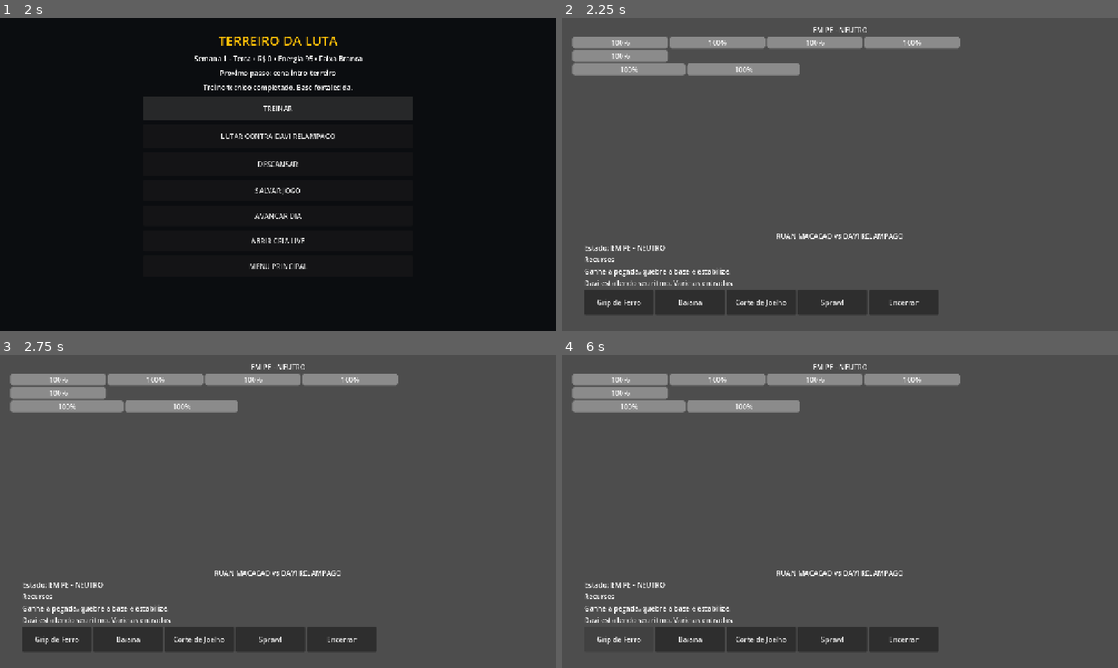
Above: before the commit, frames 1-4 (two rows, left to right).
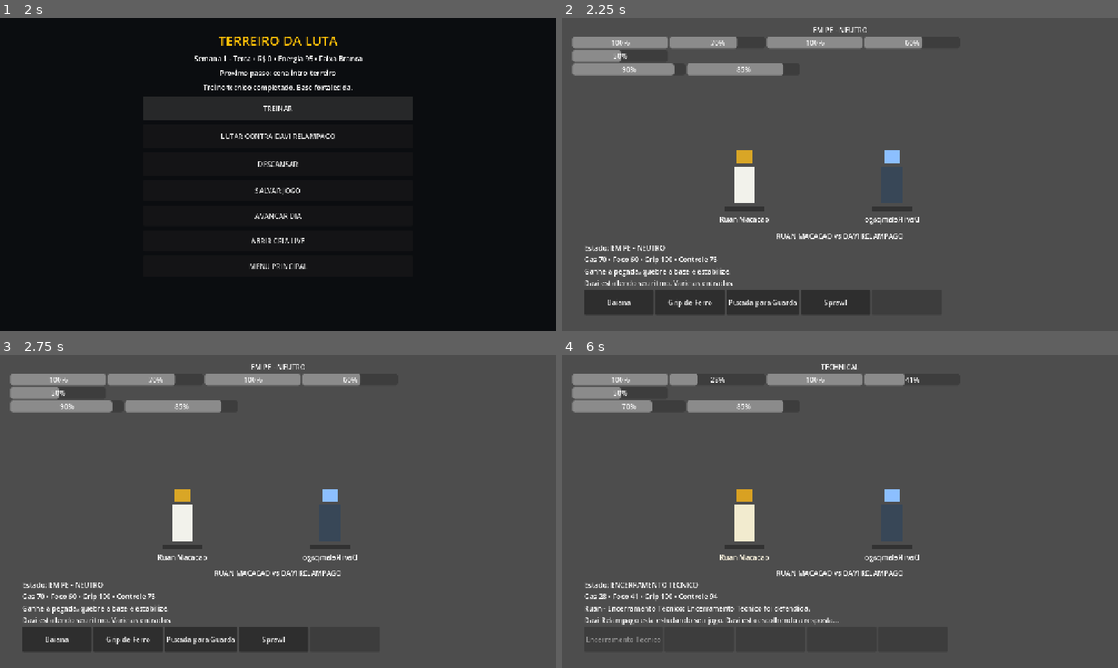
Above: after the commit, the same moments.

Repository: ringuemkt-rgb/cria-do-tatame
Game: Godot game, scene res://scenes/main_menu/MainMenu.tscn
Two runs of this game, one before a commit and one after it. Both use one fixed random seed, a clock stepped at 60 frames per second and the inputs below.
Inputs:
- Up to frame 1 (2 s): click "NOVO JOGO" at 0.5 s; click "TREINAR" at 1.25 s
- Up to frame 2 (2.25 s): click "LUTAR CONTRA DAVI RELAMPAGO" at 2 s
- Up to frame 3 (2.75 s): no input
- Up to frame 4 (6 s): click "Grip de Ferro" at 2.75 s; click "Baiana" (after the commit: "Pressao de Cabeca") at 3.5 s; click "Corte de Joelho" (after the commit: "Puxada de Braco") at 4.25 s; click "Grip de Ferro" (after the commit: "Mata-Leao") at 5 s; click "Grip de Ferro" (after the commit: "Encerramento Tecnico") at 5.75 s

Frame 1 is identical in both runs. In frame 2, 2.9% of the frame differs, in the area x 4-72%, y 6-95%; in frame 3, 2.9%; in frame 4, 4.4%, in the area x 4-72%, y 2-95%.
Error before the commit: Parse Error: Cannot infer the type of "average" variable because the value doesn't have a set type. (res://src/autoloads/FactionDirectorManager.gd:463)
Error after the commit: Invalid type in utility function "min()". Cannot convert argument 1 from String to float. (res://src/autoloads/FactionDirectorManager.gd:160)

Commit message:
fix(factions): resolver tipagem estrita do Godot

Diff:
--- a/src/autoloads/FactionDirectorManager.gd
+++ b/src/autoloads/FactionDirectorManager.gd
@@ -184,7 +184,7 @@
 		var martial_power := float(faction.get("power", {}).get("forca_marcial", 40.0))
 		champions[faction_id] = {
 			"fighter_id": fighter_id,
-			"level": max(1.0, martial_power / 10.0),
+			"level": maxf(1.0, martial_power / 10.0),
 			"adaptation": 0.0,
 			"morale": 70.0,
 			"injury_risk": 0.0,
@@ -380,7 +380,7 @@
 	var faction: Dictionary = state["factions"][faction_id]
 	var power: Dictionary = faction.get("power", {})
 	var old_value := float(power.get(dimension, 0.0))
-	var new_value := clamp(old_value + delta, 0.0, 100.0)
+	var new_value: float = clampf(old_value + delta, 0.0, 100.0)
 	power[dimension] = new_value
 	faction["power"] = power
 	if dimension == "coesao" and new_value < 35.0:
@@ -447,7 +447,7 @@
 	var pressure: Dictionary = state.get("pressure", {})
 	for axis_value in _pressure_axes:
 		var axis := str(axis_value)
-		var decay := 0.8 if axis != "desconfianca_comunitaria" else 0.45
+		var decay: float = 0.8 if axis != "desconfianca_comunitaria" else 0.45
 		pressure[axis] = max(0.0, float(pressure.get(axis, 0.0)) - decay)
 	state["pressure"] = pressure
 	_recalculate_pressure_level()
@@ -460,8 +460,8 @@
 		var value := float(pressure.get(str(axis_value), 0.0))
 		peak = max(peak, value)
 		total += value
-	var average := total / max(1.0, float(_pressure_axes.size()))
-	var score := peak * 0.7 + average * 0.3
+	var average: float = total / maxf(1.0, float(_pressure_axes.size()))
+	var score: float = peak * 0.7 + average * 0.3
 	var level := 0
 	if score >= 80.0:
 		level = 5
@@ -487,14 +487,14 @@
 	var conflicts: Dictionary = state.get("conflicts", {})
 	var conflict: Dictionary = conflicts.get(key, {
 		"id": key,
-		"a": min(a, b),
-		"b": max(a, b),
+		"a": a if a < b else b,
+		"b": b if a < b else a,
 		"stage": "desconfianca",
 		"intensity": 0.0,
 		"history": []
 	})
 	var old_stage := str(conflict.get("stage", "desconfianca"))
-	var intensity := clamp(float(conflict.get("intensity", 0.0)) + delta, 0.0, 100.0)
+	var intensity: float = clampf(float(conflict.get("intensity", 0.0)) + delta, 0.0, 100.0)
 	conflict["intensity"] = intensity
 	conflict["stage"] = _stage_for_intensity(intensity, old_stage, delta)
 	var history: Array = conflict.get("history", [])
@@ -660,7 +660,7 @@
 		var faction_id := str(faction_id_value)
 		if not state.get("factions", {}).has(faction_id):
 			continue
-		var delta := clamp(float(pressure_by_faction[faction_id_value]), -3.0, 3.0)
+		var delta: float = clampf(float(pressure_by_faction[faction_id_value]), -3.0, 3.0)
 		if has_node("/root/FactionManager"):
 			FactionManager.apply_heat_delta(faction_id, max(0.0, delta), "world_ai")
 		adjust_power(faction_id, "medo", delta * 0.5, "world_ai")
@@ -782,7 +782,9 @@
 	return false
 
 func _conflict_key(a: String, b: String) -> String:
-	return "%s|%s" % [min(a, b), max(a, b)]
+	var first: String = a if a < b else b
+	var second: String = b if a < b else a
+	return "%s|%s" % [first, second]
 
 func _rng_for(reason: String) -> RandomNumberGenerator:
 	var rng := RandomNumberGenerator.new()
--- a/src/autoloads/RivalAIManager.gd
+++ b/src/autoloads/RivalAIManager.gd
@@ -59,24 +59,24 @@
 	if directive.is_empty():
 		return ""
 	var actions: Array = profile.get("preferred_actions", [])
-	var preferred_action := str(directive.get("preferred_action", ""))
-	var round_seconds := float(context.get("round_seconds", 0.0))
-	var aggression := clamp(float(directive.get("aggression", 0.5)), 0.0, 1.0)
-	var risk := clamp(float(directive.get("risk_tolerance", 0.5)), 0.0, 1.0)
+	var preferred_action: String = str(directive.get("preferred_action", ""))
+	var round_seconds: float = float(context.get("round_seconds", 0.0))
+	var aggression: float = clampf(float(directive.get("aggression", 0.5)), 0.0, 1.0)
+	var risk: float = clampf(float(directive.get("risk_tolerance", 0.5)), 0.0, 1.0)
 	if preferred_action != "" and actions.has(preferred_action):
 		if round_seconds <= 20.0 or _player_is_predictable():
 			return preferred_action
 	if combat_state in profile.get("preferred_states", []) and not actions.is_empty():
-		var activation := clamp(0.15 + aggression * 0.35 + risk * 0.2, 0.0, 0.75)
+		var activation: float = clampf(0.15 + aggression * 0.35 + risk * 0.2, 0.0, 0.75)
 		if randf() <= activation:
-			var index := min(actions.size() - 1, int(floor(risk * actions.size())))
+			var index: int = mini(actions.size() - 1, int(floor(risk * actions.size())))
 			return str(actions[index])
 	return ""
 
 func _player_is_predictable() -> bool:
 	if player_memory.size() < memory_limit:
 		return false
-	var first_id := str(player_memory[0].get("id", ""))
+	var first_id: String = str(player_memory[0].get("id", ""))
 	if first_id == "":
 		return false
 	for item in player_memory:
--- a/src/autoloads/WorldDirectorManager.gd
+++ b/src/autoloads/WorldDirectorManager.gd
@@ -289,7 +289,7 @@
 func _maybe_request_ai_plan(snapshot: Dictionary) -> void:
 	if not is_ai_proxy_enabled() or _ai_request_active:
 		return
-	var interval := max(1, int(config.get("remote_ai", {}).get("interval_ticks", 3)))
+	var interval: int = maxi(1, int(config.get("remote_ai", {}).get("interval_ticks", 3)))
 	if int(state.get("tick", 0)) - int(state.get("last_ai_plan_tick", -999)) < interval:
 		return
 	var payload := {"campaign_id": WorldState.campaign_id, "snapshot": snapshot, "constraints": {"combat_llm_allowed": false, "allow_new_major_canon": false, "max_event_nudges": 2, "language": "pt-BR"}}
@@ -431,7 +431,7 @@
 	return str(keys.back())
 
 func _trim_memory(memory: Array) -> void:
-	var limit := max(4, int(config.get("memory_limit", 16)))
+	var limit: int = maxi(4, int(config.get("memory_limit", 16)))
 	while memory.size() > limit:
 		memory.pop_front()
 
--- a/src/combat/DaviAIController.gd
+++ b/src/combat/DaviAIController.gd
@@ -143,7 +143,7 @@
 	if last_action != "" and int(seen_player_actions.get(last_action, 0)) >= 3:
 		return "Davi leu a repeticao. Muda o ritmo."
 	for family_value in seen_player_families.keys():
-		var family := str(family_value)
+		var family: String = str(family_value)
 		if int(seen_player_families.get(family, 0)) >= 3:
 			return "Davi percebeu seu padrao de %s." % family.replace("_", " ")
 	return "Davi Relampago esta estudando seu jogo."
@@ -151,12 +151,12 @@
 func chosen_action_label() -> String:
 	if last_chosen_technique == "":
 		return "esperando"
-	var technique := DataRegistry.get_technique(last_chosen_technique)
+	var technique: Dictionary = DataRegistry.get_technique(last_chosen_technique)
 	return str(technique.get("nome", technique.get("name", last_chosen_technique)))
 
 # Compatibilidade com a interface antiga de dica. A decisao real usa choose_technique().
 func choose_response(combat_phase: String, player_resources: Dictionary) -> String:
-	var gas := float(player_resources.get("gas", 100))
+	var gas: float = float(player_resources.get("gas", 100))
 	if _player_is_repeating("baiana"):
 		return "sprawl"
 	if _player_is_repeating("grip_de_ferro"):
--- a/tests/faction_director_smoke.gd
+++ b/tests/faction_director_smoke.gd
@@ -39,7 +39,7 @@
 	_assert(not director.call("get_faction", "dragao_vermelho").is_empty(), "Dragao Vermelho ausente")
 	_assert(not director.call("get_faction", "fantasma").is_empty(), "Fantasma ausente")
 
-	var feed_before := cria_live.call("get_feed").size()
+	var feed_before: int = int(cria_live.call("get_feed").size())
 	director.call("advance_faction_week", 2)
 	var after_start: Dictionary = director.call("get_snapshot")
 	_assert(after_start.get("active_operations", []).size() >= 4, "Faccoes nao iniciaram operacoes autonomas")
